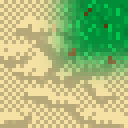
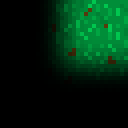
Layer changes from the first 128x128 image to the second:
added layer "Layer 2" above "Layer 1" over [0,0,128,128]
moved "Layer 1" above "Layer 5 copy 6" over [0,0,128,128]
